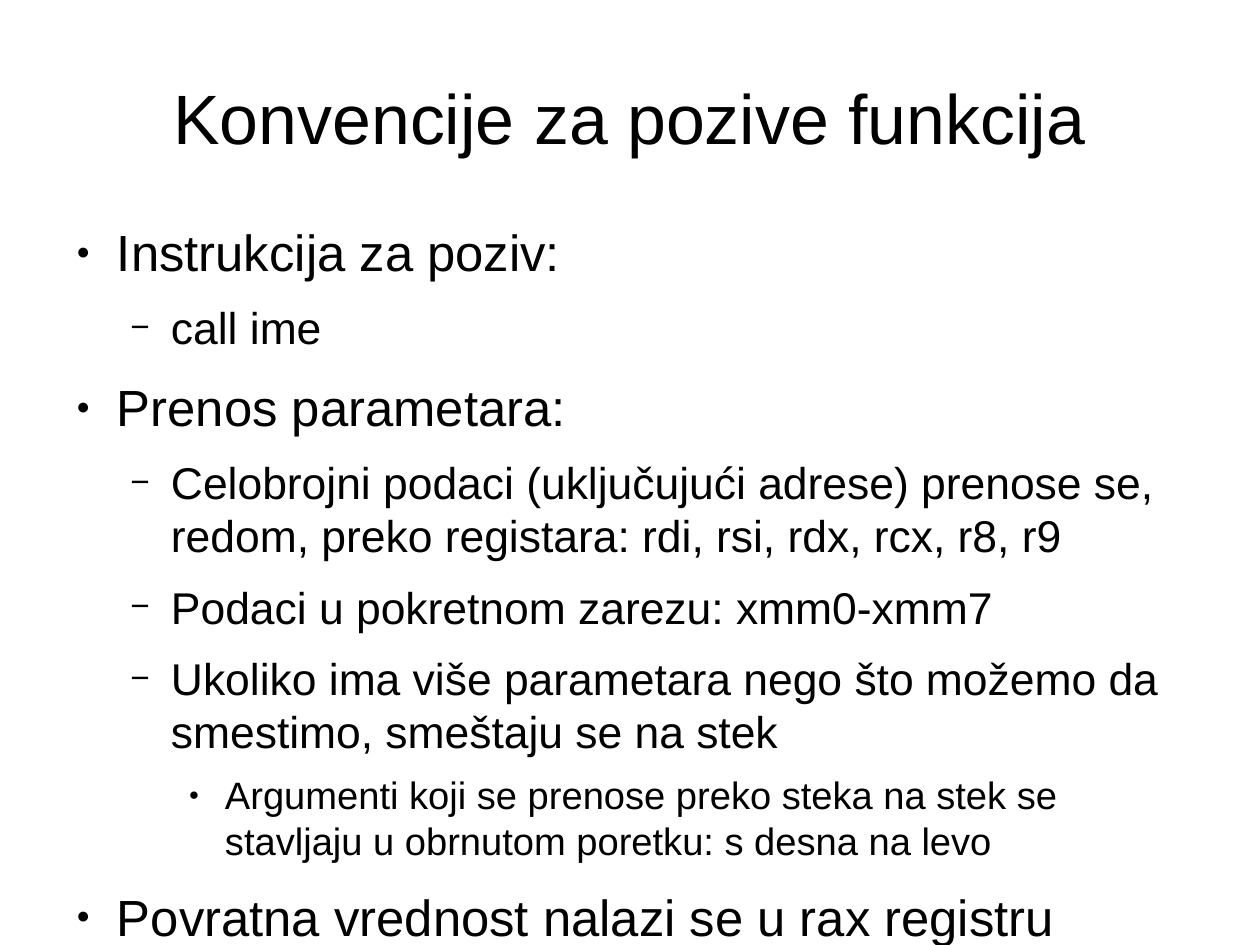
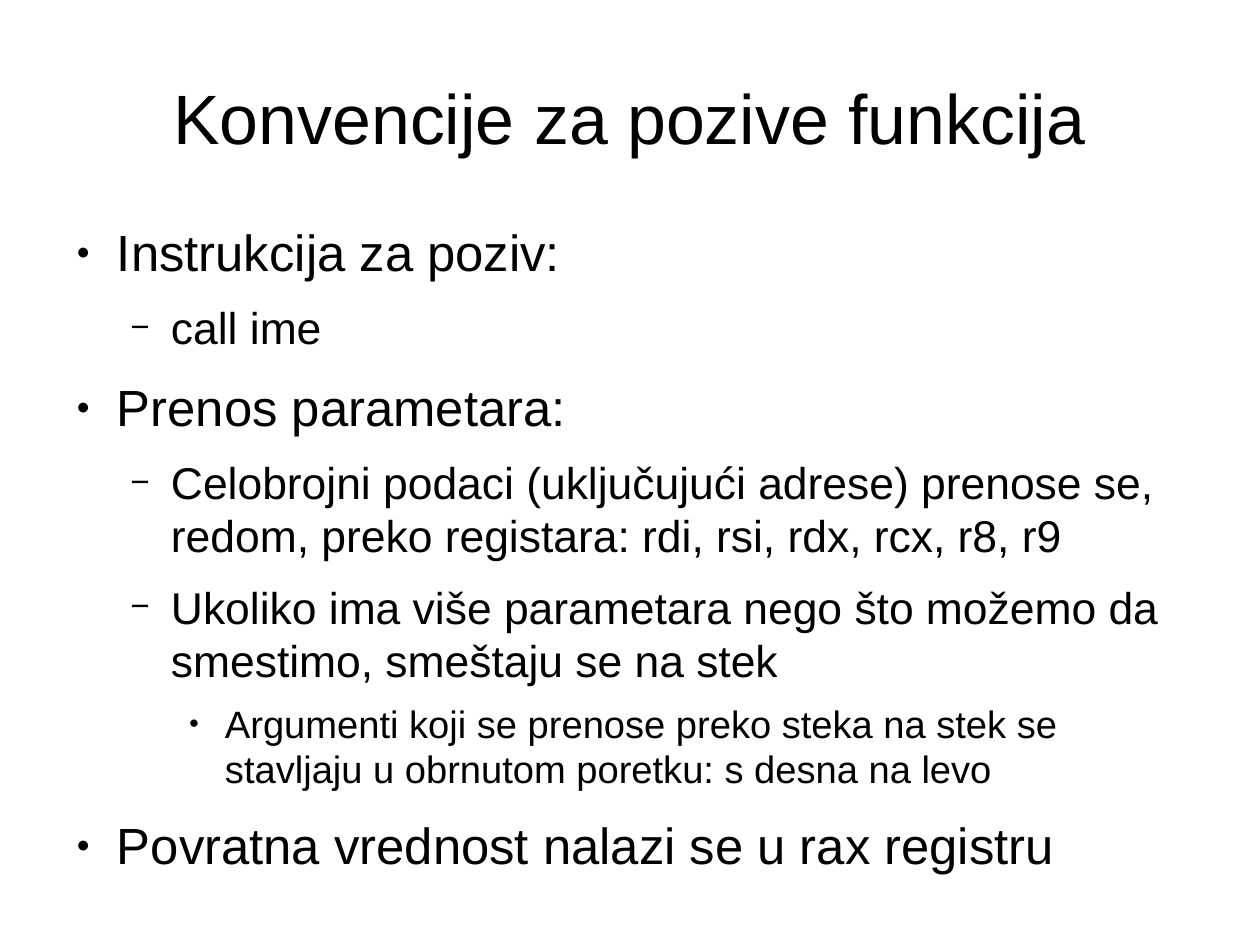
Before and after one commit to NikolaMilev/assembler-prezentacije, a slide deck: slide 15 of cas01/prez.odp. Drawn at 1260x945 pixels with LibreOffice and Linux fonts; fonts in the diff are those of the drawing. Boxes give left, top, right and bottom in pixels: in the first picture for what was removed or moved away, otherwise in the second. Text is boxed around its words. In the diff, an @@ line names an element or a change of style, - is before the commit and + after.

```diff
--- a/cas01/prez.odp
+++ b/cas01/prez.odp
@@ text at (171,591,992,633): paragraph removed @@
-  − Podaci u pokretnom zarezu: xmm0-xmm7
```
Also in this commit, not shown: 7 other slides changed, 9 slides added, 4 other files.
